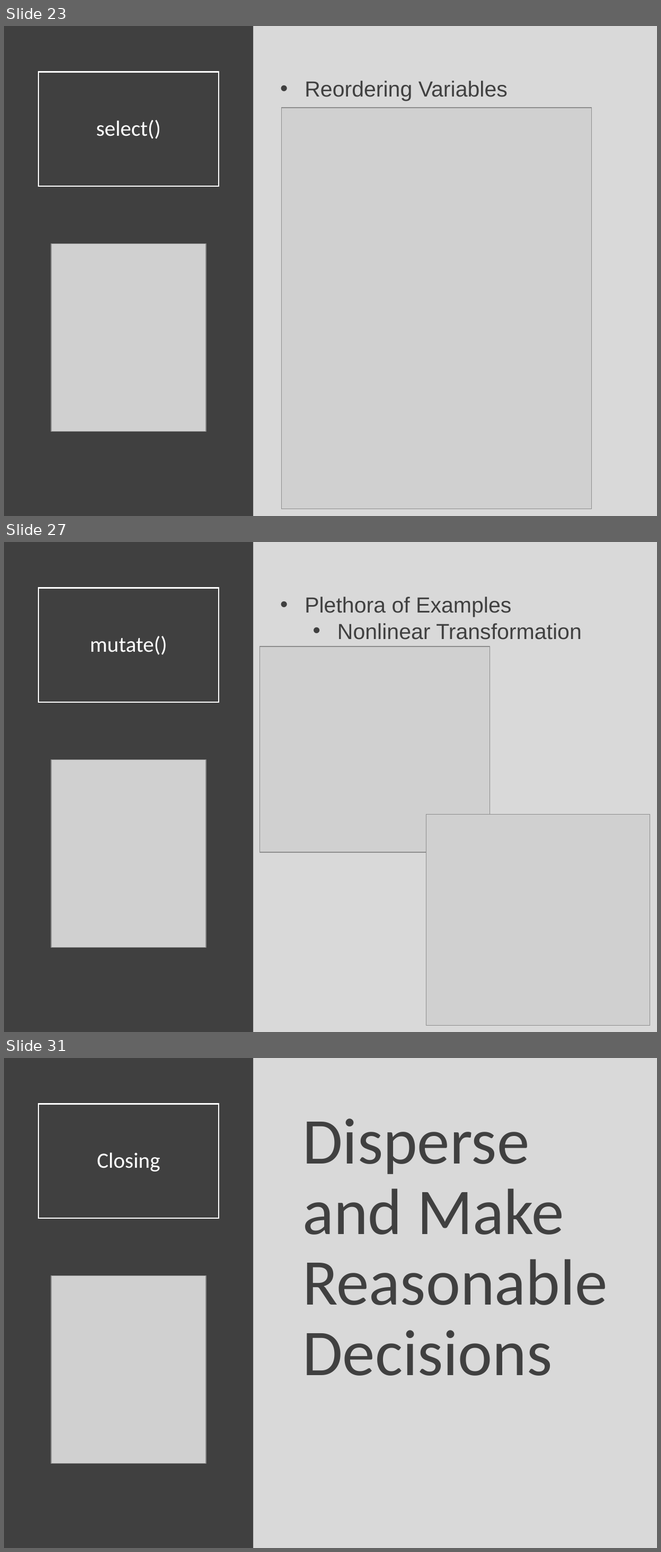
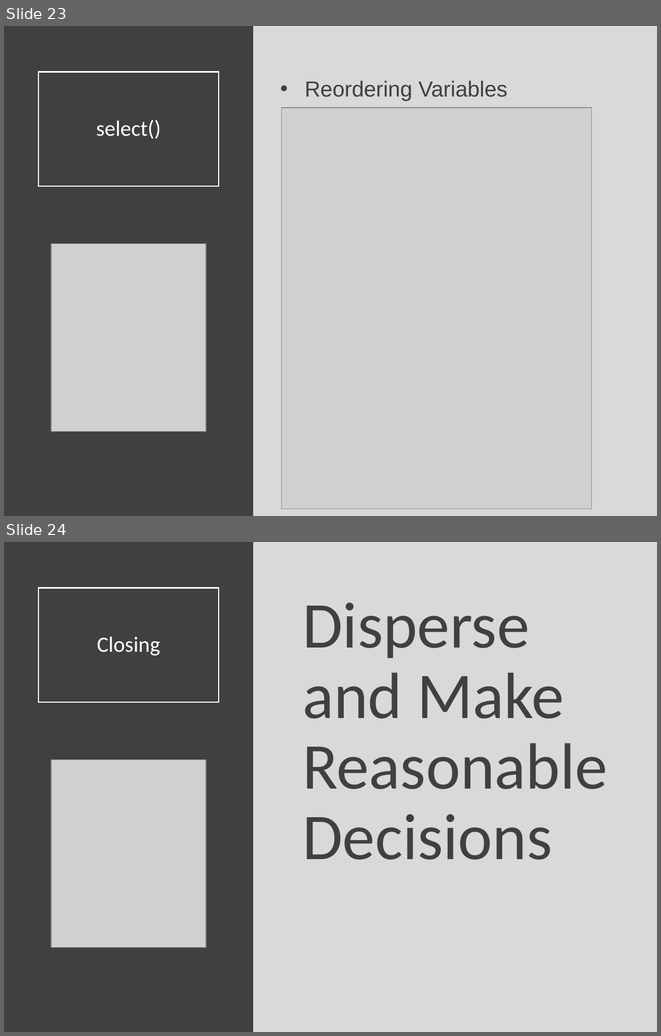
Before and after one commit to Yixf-Self/STOR320_WEBSITE, a slide deck: Lecture/Lecture 4/Lecture 4.pptx. Shown one above the other, each under a label of ours: slides 23, 27 and 31 before the commit, slides 23 and 24 after it; the slides between them are not shown. The pictures are 661x1552 and 661x1036 pixels, drawn with LibreOffice and Linux fonts; fonts in the diff are those of the drawing; grey boxes stand for pictures. Boxes give left, top, right and bottom in pixels: in the first picture for what was removed or moved away, otherwise in the second. Text is boxed around its words. In the diff, an @@ line names an element or a change of style, - is before the commit and + after.

```diff
--- a/Lecture/Lecture 4/Lecture 4.pptx
+++ b/Lecture/Lecture 4/Lecture 4.pptx
@@ slide 27 removed at (x1=4, y1=542, x2=657, y2=1032), background #D9D9D9 @@
@@ rectangle removed at (x1=4, y1=542, x2=254, y2=1032) @@
@@ title removed at (x1=38, y1=588, x2=219, y2=702) @@
-mutate()
@@ text removed at (x1=305, y1=597, x2=582, y2=640) @@
-• Plethora of Examples
-  • Nonlinear Transformation
@@ picture removed at (x1=260, y1=646, x2=490, y2=852) @@
@@ picture removed at (x1=51, y1=759, x2=206, y2=947) @@
@@ picture removed at (x1=426, y1=814, x2=650, y2=1025) @@
@@ what was slide 31 is now slide 24 @@
```
Also in this commit, not shown: 6 other slides removed, 3 other files.
